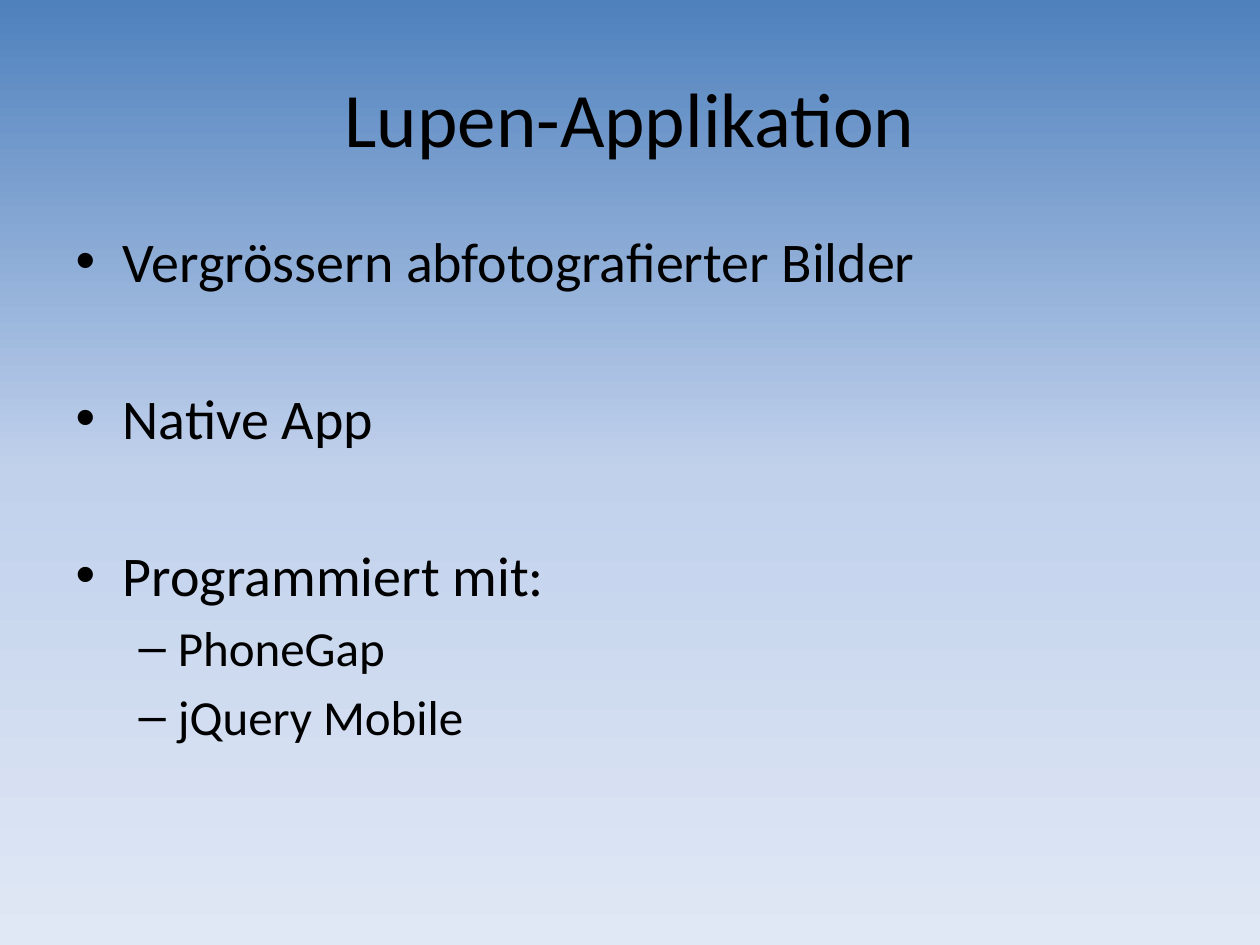
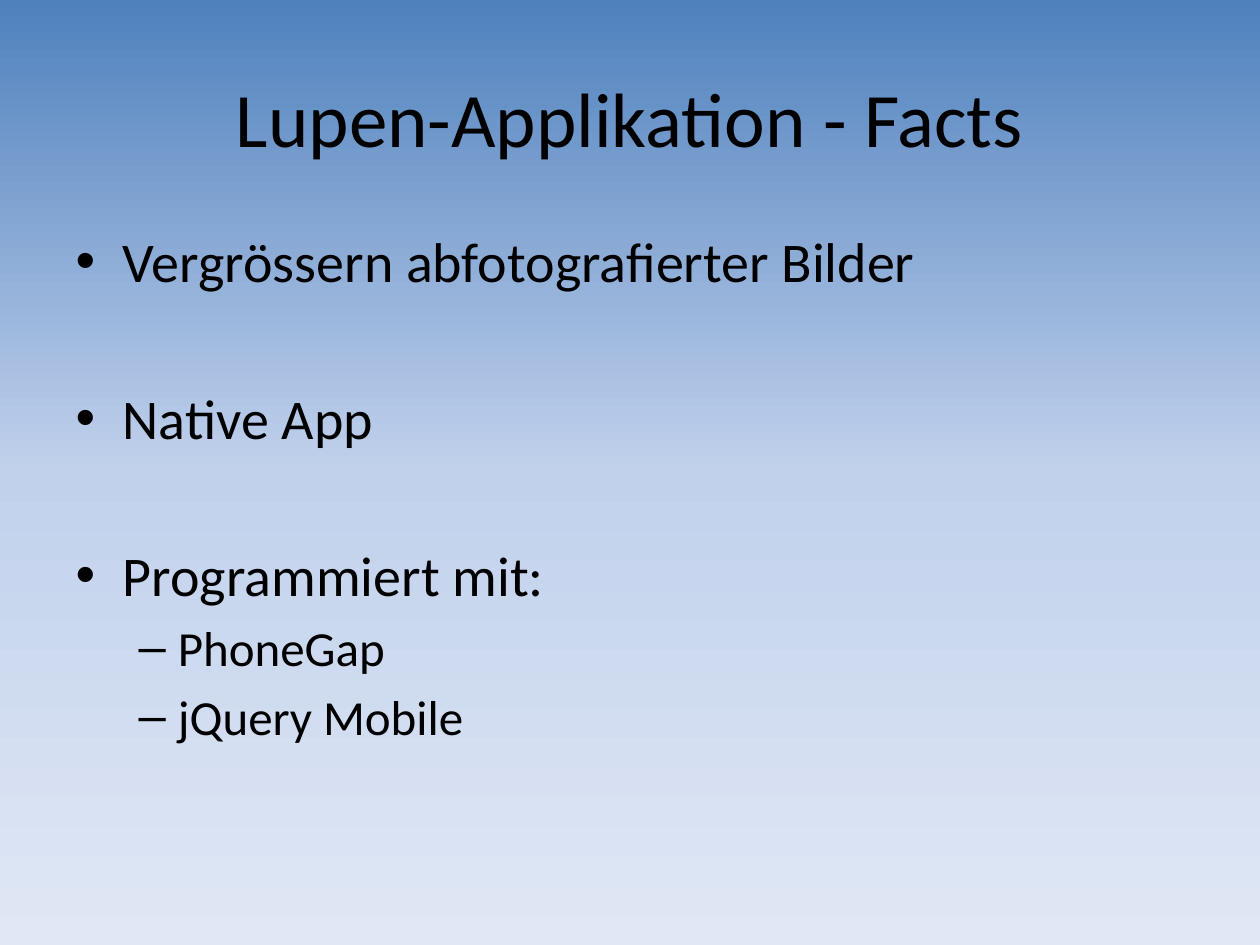
Before and after one commit to mtwords/hand-held, a slide deck: slide 19 of Documents/10_Frameworks_Presentation.pptx (slide 23 before the commit). Drawn at 1260x945 pixels with LibreOffice and Linux fonts; fonts in the diff are those of the drawing. Boxes give left, top, right and bottom in pixels: in the first picture for what was removed or moved away, otherwise in the second. Text is boxed around its words. In the diff, an @@ line names an element or a change of style, - is before the commit and + after.

```diff
--- a/Documents/10_Frameworks_Presentation.pptx
+++ b/Documents/10_Frameworks_Presentation.pptx
@@ title at box(236, 93, 1023, 160): text changed @@
-Lupen-Applikation
+Lupen-Applikation - Facts
```
Also in this commit, not shown: 3 other slides changed, 2 slides added, 5 slides removed.
